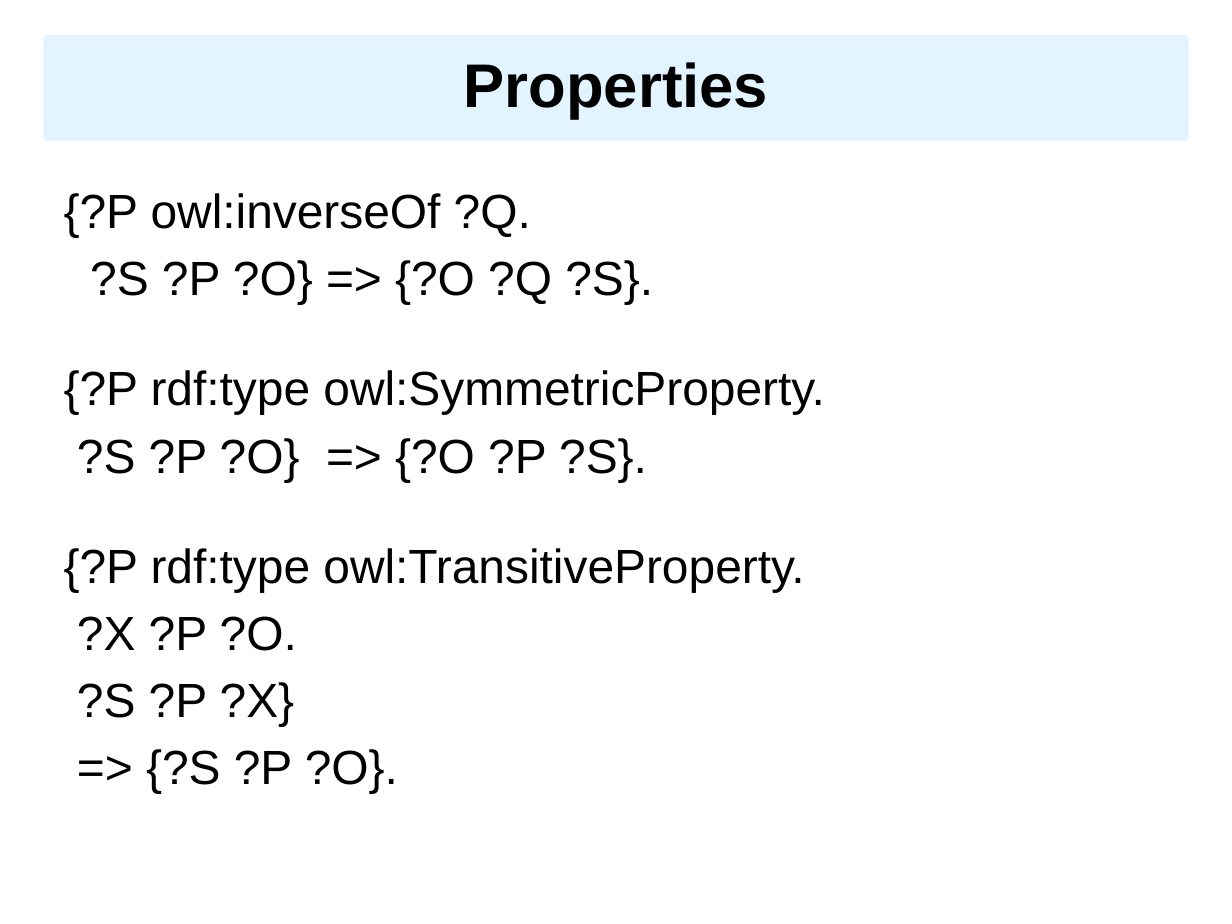
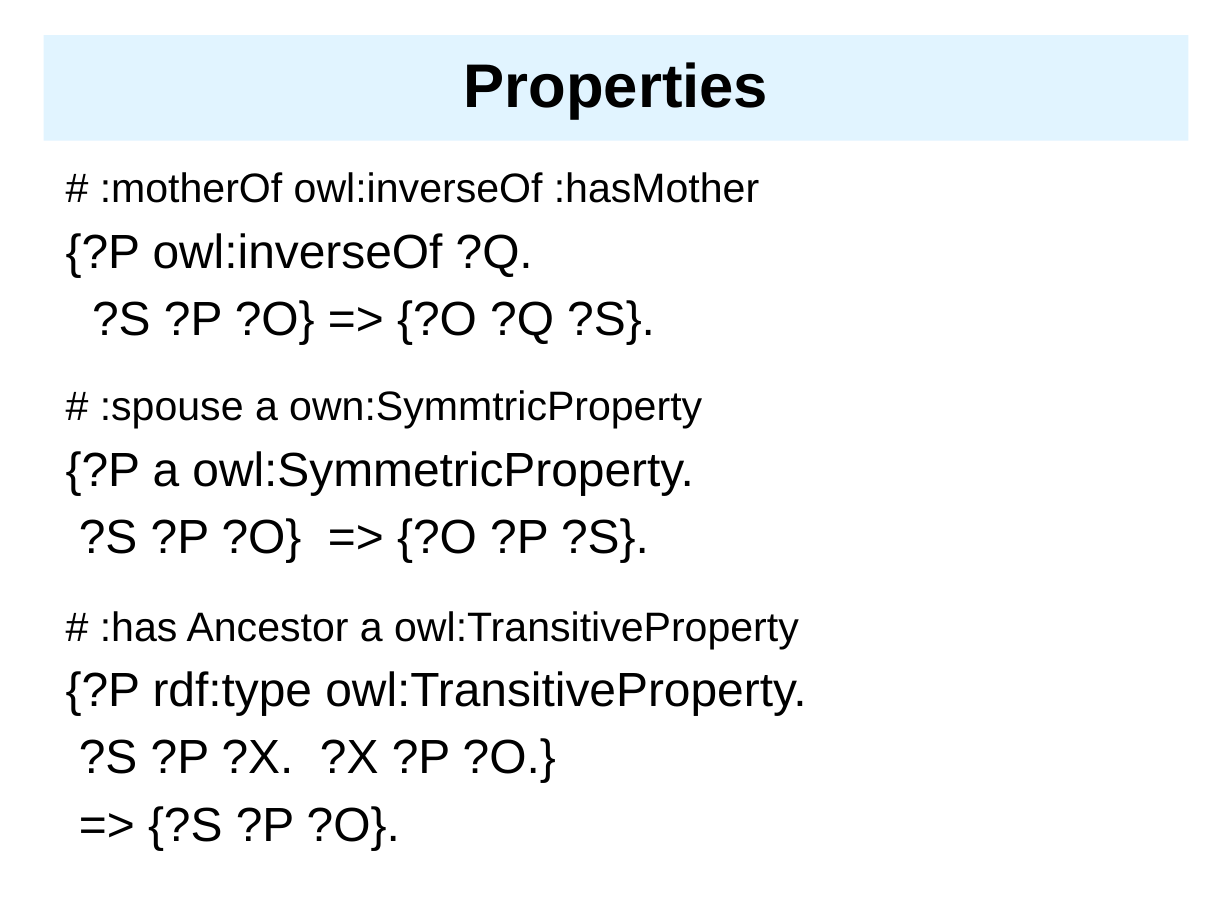
Before and after one commit to UMBC-CMSC-491-691-F19-Knowledge-Graphs/class_material, a slide deck: slide 3 of notes/07_owl/07OWLn3.pptx (slide 2 before the commit). Drawn at 1232x924 pixels with LibreOffice and Linux fonts; fonts in the diff are those of the drawing. Boxes give left, top, right and bottom in pixels: in the first picture for what was removed or moved away, otherwise in the second. Text is boxed around its words. In the diff, an @@ line names an element or a change of style, - is before the commit and + after.

```diff
--- a/notes/07_owl/07OWLn3.pptx
+++ b/notes/07_owl/07OWLn3.pptx
@@ text "# :motherOf owl:inverseOf :hasMother": place and size @@
-text "# :motherOf owl:inverseOf :hasMother" at (64,193,825,793)
+text "# :motherOf owl:inverseOf :hasMother" at (66,172,806,850)
@@ text at (100,172,759,203): paragraph added @@
+# :motherOf owl:inverseOf :hasMother
@@ text at (66,390,702,495): text changed; size 28 to 24 pt @@
-{?P rdf:type owl:SymmetricProperty.
+# :spouse a own:SymmtricProperty
+{?P a owl:SymmetricProperty.
@@ text at (100,611,799,649): paragraph added @@
+# :has Ancestor a owl:TransitiveProperty
@@ text at (79,738,556,783): text changed @@
-?X ?P ?O.
-?S ?P ?X}
+?S ?P ?X. ?X ?P ?O.}
```
Also in this commit, not shown: 1 other slide changed, 1 slide added, 2 other files.
